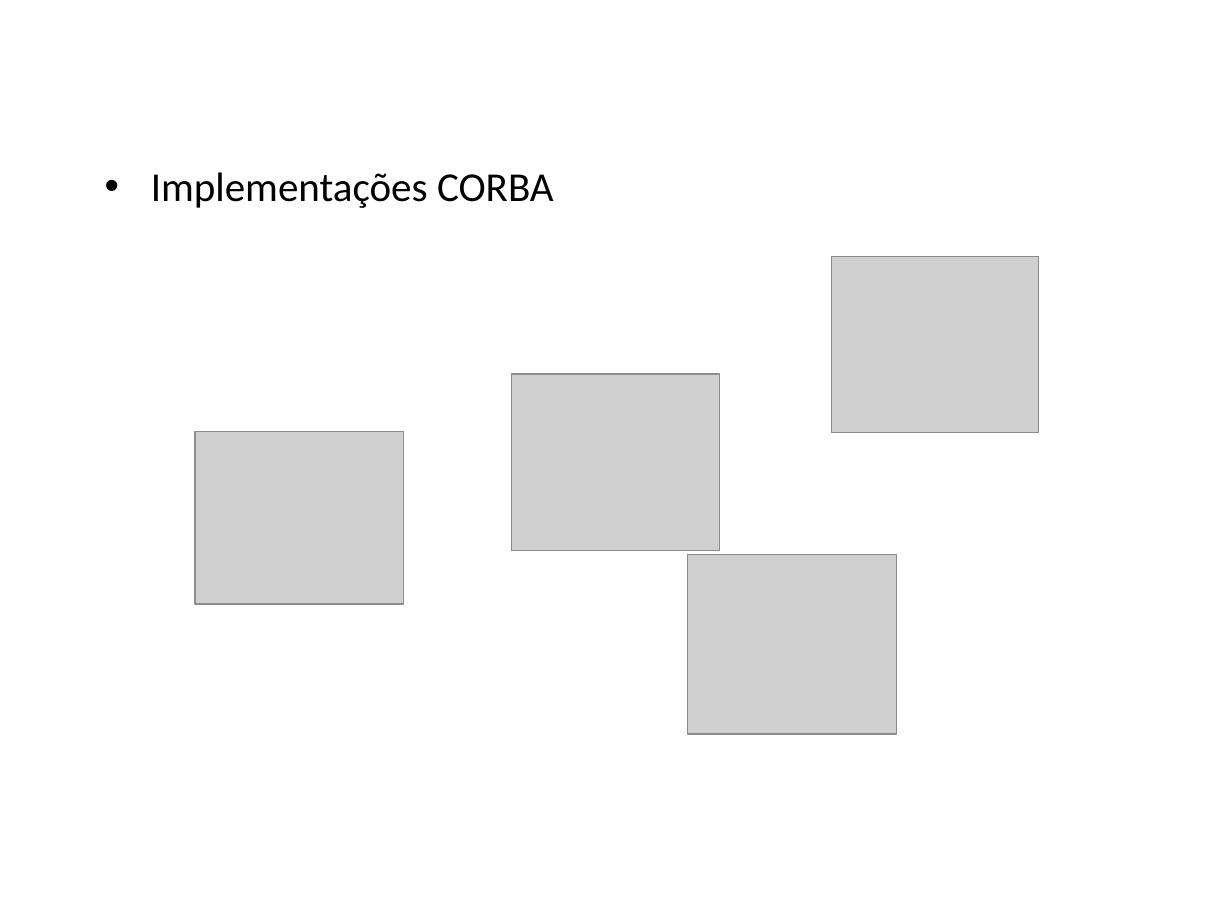
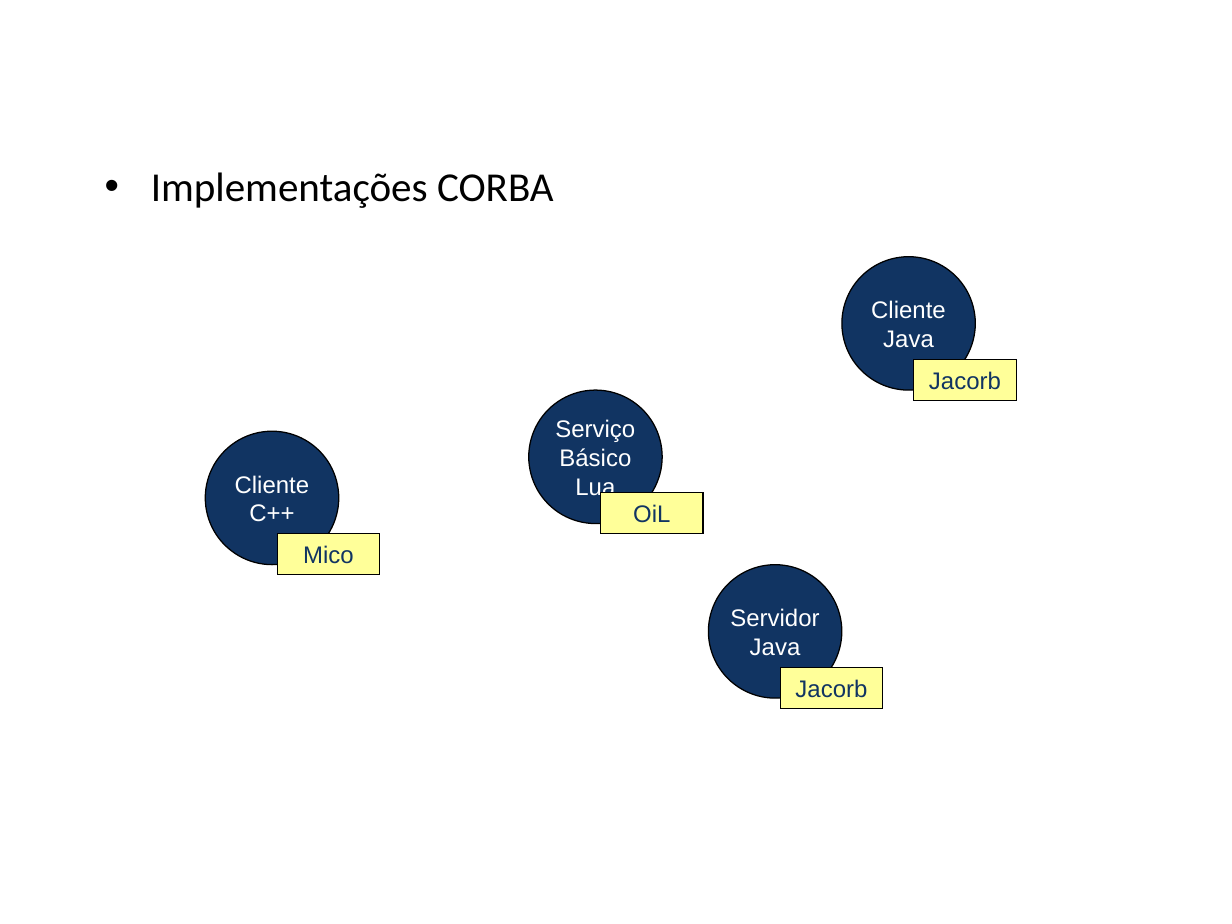
Before and after one commit to amadeubarbosa/openbus-core, a slide deck: slide 8 of docs/apresentacao/OpenBUS.ppt. Drawn at 1232x924 pixels with LibreOffice and Linux fonts; fonts in the diff are those of the drawing; grey boxes stand for pictures; background and template pictures are left out. Boxes give left, top, right and bottom in pixels: in the first picture for what was removed or moved away, otherwise in the second. Text is boxed around its words. In the diff, an @@ line names an element or a change of style, - is before the commit and + after.

```diff
--- a/docs/apresentacao/OpenBUS.ppt
+++ b/docs/apresentacao/OpenBUS.ppt
@@ picture removed at (x1=832, y1=256, x2=1039, y2=432) @@
@@ ellipse added at (x1=841, y1=256, x2=975, y2=389), fill #113462, outline #000000 0.74 pt, 14 pt, text #FFFFFF @@
+Cliente
+Java
@@ picture removed at (x1=511, y1=375, x2=719, y2=551) @@
@@ rectangle added at (x1=914, y1=360, x2=1016, y2=400), fill #FFFF99, outline #000000 0.74 pt, 14 pt, text #113462 @@
+Jacorb
@@ ellipse added at (x1=529, y1=391, x2=662, y2=524), fill #113462, outline #000000 0.74 pt, 14 pt, text #FFFFFF @@
+Serviço
+Básico
+Lua
@@ picture removed at (x1=195, y1=431, x2=403, y2=604) @@
@@ ellipse added at (x1=206, y1=431, x2=339, y2=564), fill #113462, outline #000000 0.74 pt, 14 pt, text #FFFFFF @@
+Cliente
+C++
@@ rectangle added at (x1=600, y1=493, x2=702, y2=533), fill #FFFF99, outline #000000 0.74 pt, 14 pt, text #113462 @@
+OiL
@@ rectangle added at (x1=277, y1=533, x2=379, y2=574), fill #FFFF99, outline #000000 0.74 pt, 14 pt, text #113462 @@
+Mico
@@ picture removed at (x1=687, y1=554, x2=896, y2=734) @@
@@ ellipse added at (x1=708, y1=564, x2=841, y2=697), fill #113462, outline #000000 0.74 pt, 14 pt, text #FFFFFF @@
+Servidor
+Java
@@ rectangle added at (x1=780, y1=668, x2=882, y2=708), fill #FFFF99, outline #000000 0.74 pt, 14 pt, text #113462 @@
+Jacorb
```
Also in this commit, not shown: 9 other slides changed, 2 slides added, 2 slides removed.
